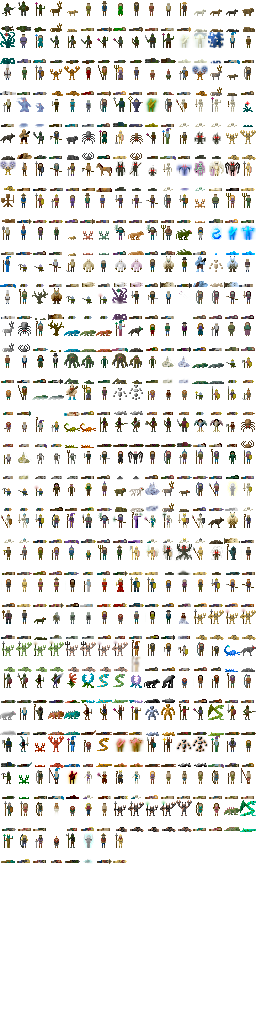
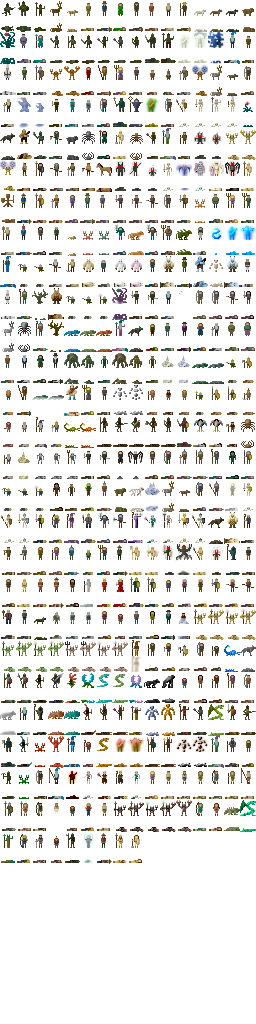
Layers edited between the first and the second 256px x 1024px image:
painted on "Background" over [129, 835, 142, 863]
